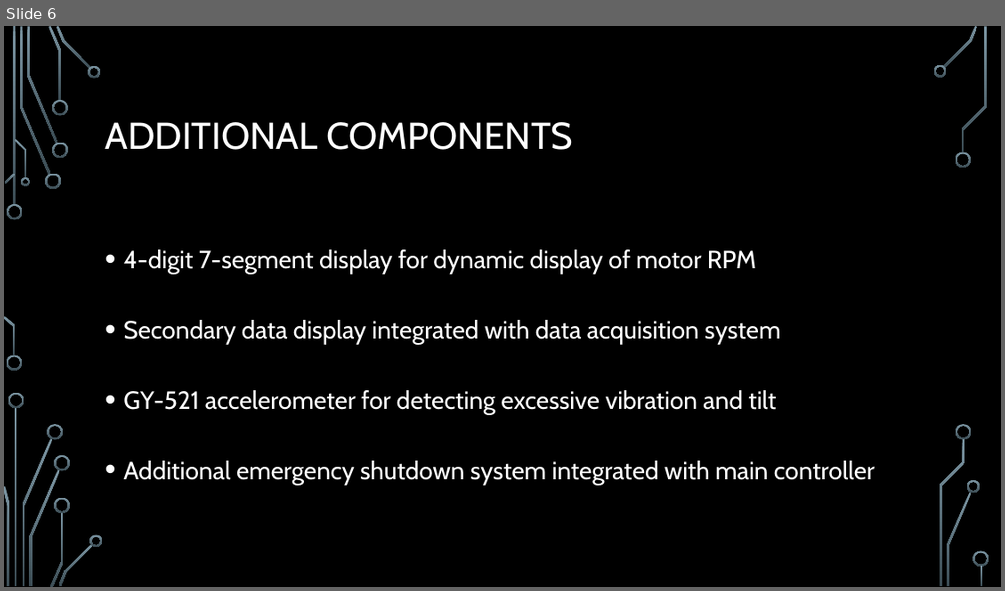
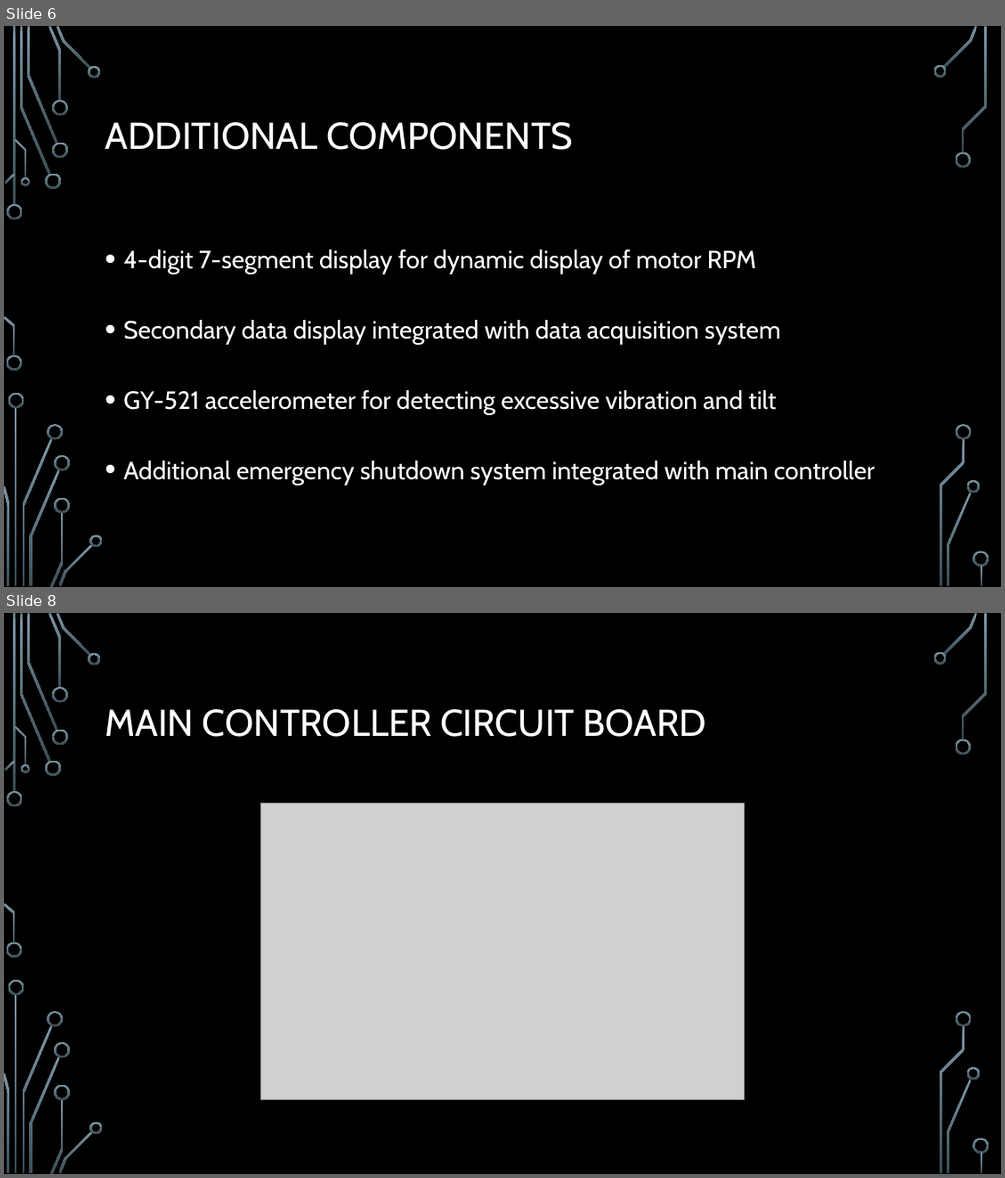
Before and after one commit to yonicarver/ece303, a slide deck: lab/Final Presentation.pptx. Shown one above the other, each under a label of ours: slide 6 before the commit, slides 6 and 8 after it; the slides between them are not shown. The pictures are 1005x591 and 1005x1178 pixels, drawn with LibreOffice and Linux fonts; fonts in the diff are those of the drawing; grey boxes stand for pictures; background and template pictures are left out. Boxes give left, top, right and bottom in pixels: in the first picture for what was removed or moved away, otherwise in the second. Text is boxed around its words. In the diff, an @@ line names an element or a change of style, - is before the commit and + after.

```diff
--- a/lab/Final Presentation.pptx
+++ b/lab/Final Presentation.pptx
@@ slide 8 added at (4, 613, 1001, 1174), background picture (left out); not listed: 36 template elements that a slide beside it also shows @@
@@ title added at (105, 709, 707, 737), 36 pt, text #FFFFFF @@
+MAIN CONTROLLER CIRCUIT BOARD
@@ picture added at (260, 803, 744, 1099) @@
```
Also in this commit, not shown: 1 other slide added, 1 slide removed, 4 other files.
